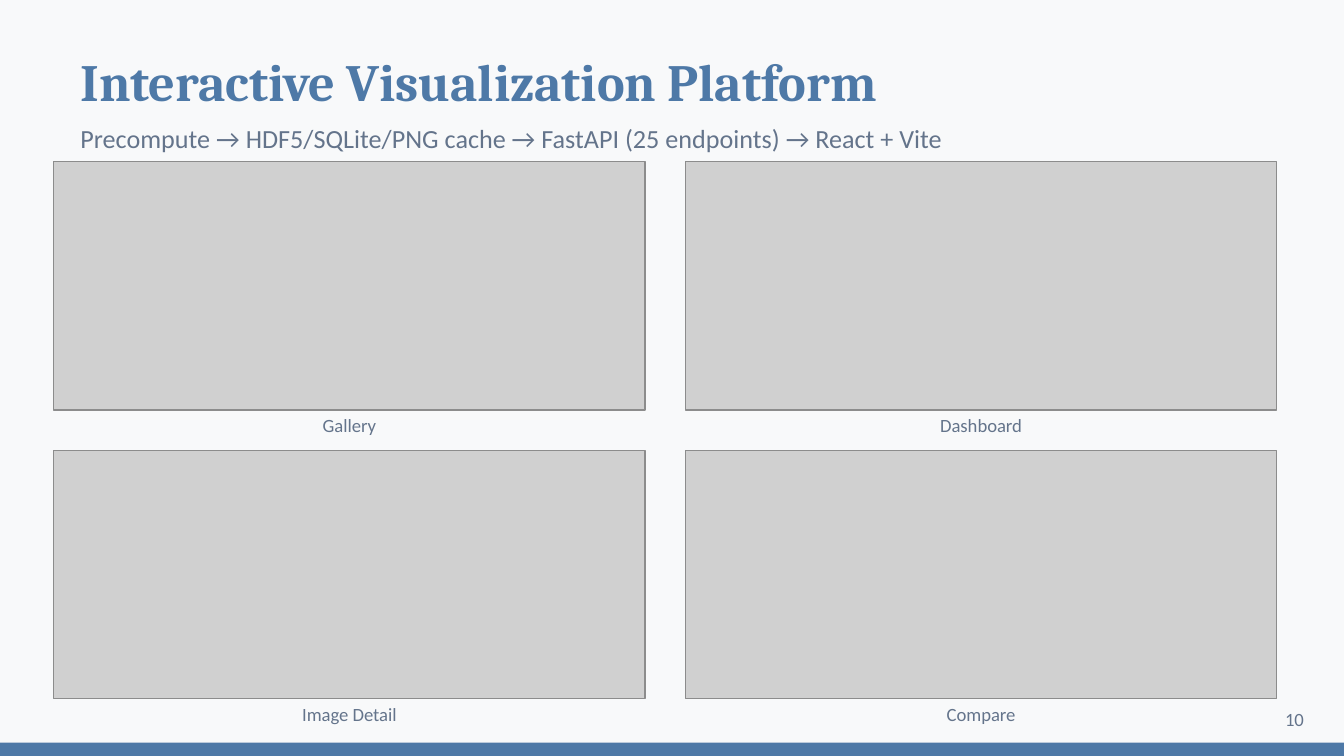
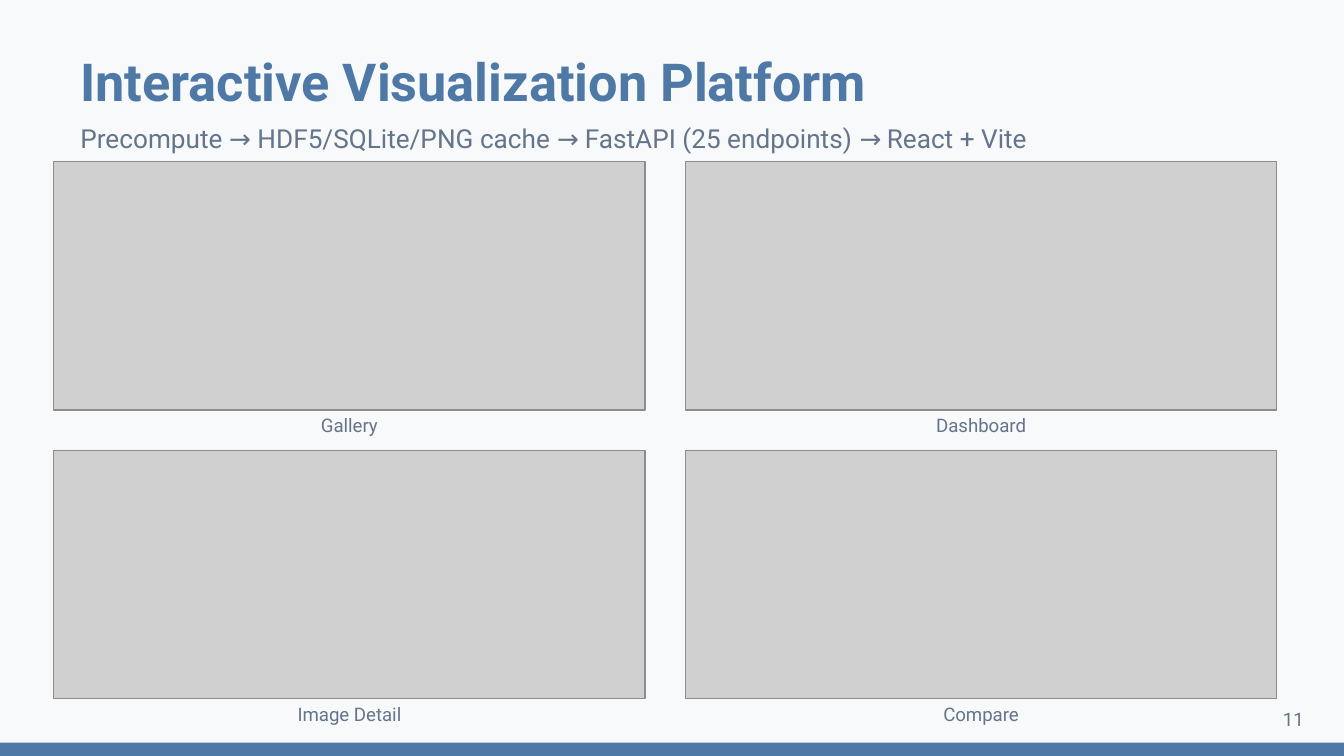
Before and after one commit to DesmondChoy/ssl_wikichurches, a slide deck: slide 11 of outputs/slides/presentation.pptx (slide 10 before the commit). Drawn at 1344x756 pixels with LibreOffice and Linux fonts; fonts in the diff are those of the drawing; grey boxes stand for pictures. Boxes give left, top, right and bottom in pixels: in the first picture for what was removed or moved away, otherwise in the second. Text is boxed around its words. In the diff, an @@ line names an element or a change of style, - is before the commit and + after.

```diff
--- a/outputs/slides/presentation.pptx
+++ b/outputs/slides/presentation.pptx
@@ text "Interactive Visualization Platform" at [80, 61, 866, 102]: font Cambria to Roboto @@
@@ font Calibri to Roboto in 5 elements at [80, 127, 1026, 154], [321, 418, 378, 436], [936, 418, 1026, 432], [298, 707, 401, 725], [943, 707, 1019, 725] @@
@@ text at [1283, 713, 1304, 726]: text changed; font Calibri to Roboto @@
-10
+11
```
Also in this commit, not shown: 10 other slides changed, 3 slides added, 2 slides removed, 2 other files.
